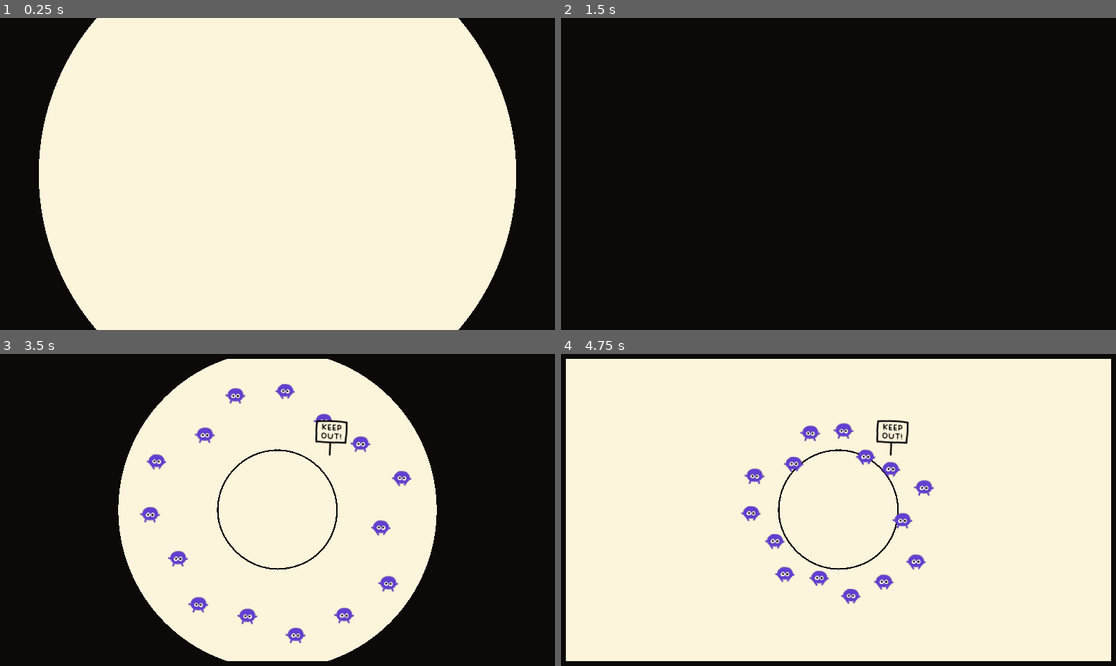
Above: before the commit, frames 1-4 (two rows, left to right).
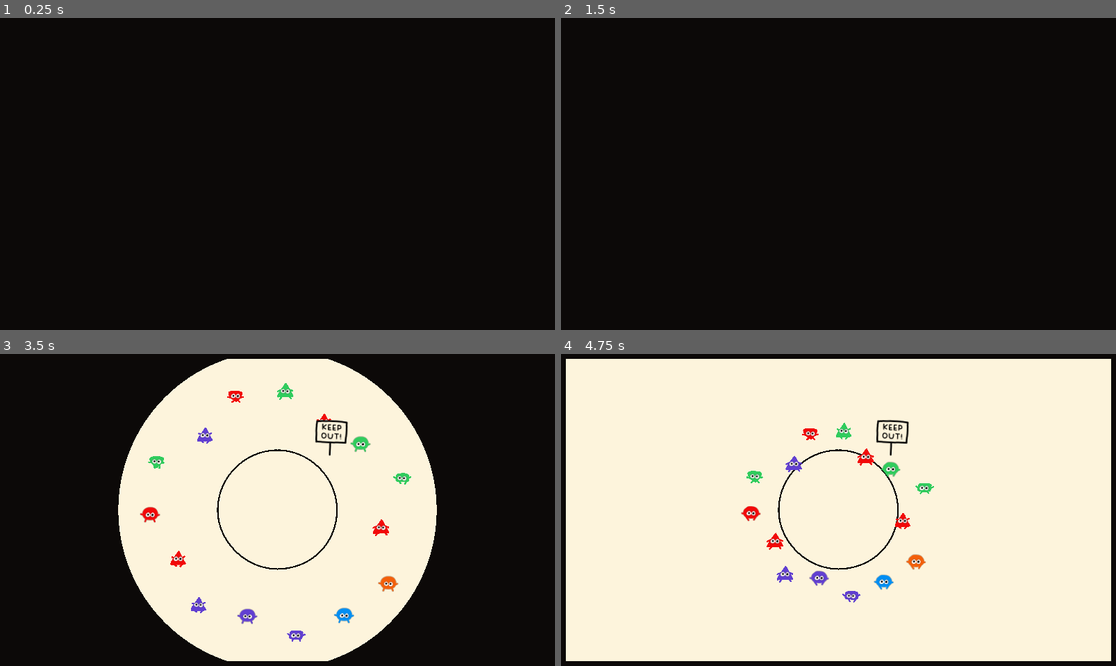
Above: after the commit, the same moments.

Repository: callum-else/goobers-gmtk-2026-07-23
Game: Godot game, scene res://scn/root_3d.tscn
Same seed, same stepped clock (60 frames per second), same inputs: the game is played once before the commit and once after it.
Inputs (mouse positions are in pixels of both pictures, inside the frame that each line leads up to):
- Up to frame 1 (0.25 s): no input
- Up to frame 2 (1.5 s): move the mouse to (960, 158) at 0.52 s; press the mouse at (960, 158) at 0.53 s; tap Enter at 1.25 s; move the mouse to (727, 189) at 1.27 s; release the mouse at (727, 189) at 1.28 s; click (727, 189) at 1.35 s
- Up to frame 3 (3.5 s): tap Space at 2 s; move the mouse to (333, 441) at 2.02 s; press the mouse at (333, 441) at 2.03 s; tap Enter at 2.75 s; move the mouse to (249, 572) at 2.77 s; release the mouse at (249, 572) at 2.78 s; click (249, 572) at 2.85 s
- Up to frame 4 (4.75 s): move the mouse to (1005, 556) at 3.52 s; press the mouse at (1005, 556) at 3.53 s; move the mouse to (672, 463) at 4.27 s; release the mouse at (672, 463) at 4.28 s; click (672, 463) at 4.35 s

The runs differ from the first frame. In frame 1, 79% of the frame differs, in the area x 7-93%, y 0-100%; in frame 2, nothing differs; in frame 3, 1.3%; in frame 4, 1.4%.

Commit message:
(feat) goob colors and bodies

Diff:
--- a/pres/circle_goob/circle_goob_frames.tres
+++ /dev/null
@@ -1,44 +0,0 @@
-[gd_resource type="SpriteFrames" format=3 uid="uid://bd1dyf4dmpcpm"]
-
-[ext_resource type="Texture2D" uid="uid://dadt7c8vldj1v" path="res://pres/circle_goob/tex/circle_goob_idle_1.png" id="1_jqaes"]
-[ext_resource type="Texture2D" uid="uid://blbc6jpsjbvio" path="res://pres/circle_goob/tex/circle_goob_idle_2.png" id="2_sh545"]
-[ext_resource type="Texture2D" uid="uid://k2wohewysout" path="res://pres/circle_goob/tex/circle_goob_panic_1.png" id="3_p4i3t"]
-[ext_resource type="Texture2D" uid="uid://jpu2tskvh0v" path="res://pres/circle_goob/tex/circle_goob_run_1.png" id="3_yqooi"]
-[ext_resource type="Texture2D" uid="uid://d0ru6g07mtob4" path="res://pres/circle_goob/tex/circle_goob_panic_2.png" id="4_c57ba"]
-[ext_resource type="Texture2D" uid="uid://cni1otxbr0w65" path="res://pres/circle_goob/tex/circle_goob_run_2.png" id="4_m5rvs"]
-
-[resource]
-animations = [{
-"frames": [{
-"duration": 1.0,
-"texture": ExtResource("1_jqaes")
-}, {
-"duration": 1.0,
-"texture": ExtResource("2_sh545")
-}],
-"loop": true,
-"name": &"idle",
-"speed": 2.0
-}, {
-"frames": [{
-"duration": 1.0,
-"texture": ExtResource("3_p4i3t")
-}, {
-"duration": 1.0,
-"texture": ExtResource("4_c57ba")
-}],
-"loop": true,
-"name": &"panic",
-"speed": 3.0
-}, {
-"frames": [{
-"duration": 1.0,
-"texture": ExtResource("3_yqooi")
-}, {
-"duration": 1.0,
-"texture": ExtResource("4_m5rvs")
-}],
-"loop": true,
-"name": &"run",
-"speed": 2.5
-}]
--- /dev/null
+++ b/pres/goobs/circle_goob/circle_goob_frames.tres
@@ -0,0 +1,44 @@
+[gd_resource type="SpriteFrames" format=3 uid="uid://bd1dyf4dmpcpm"]
+
+[ext_resource type="Texture2D" uid="uid://dadt7c8vldj1v" path="res://pres/goobs/circle_goob/tex/circle_goob_idle_1.png" id="1_jqaes"]
+[ext_resource type="Texture2D" uid="uid://blbc6jpsjbvio" path="res://pres/goobs/circle_goob/tex/circle_goob_idle_2.png" id="2_sh545"]
+[ext_resource type="Texture2D" uid="uid://k2wohewysout" path="res://pres/goobs/circle_goob/tex/circle_goob_panic_1.png" id="3_p4i3t"]
+[ext_resource type="Texture2D" uid="uid://jpu2tskvh0v" path="res://pres/goobs/circle_goob/tex/circle_goob_run_1.png" id="3_yqooi"]
+[ext_resource type="Texture2D" uid="uid://d0ru6g07mtob4" path="res://pres/goobs/circle_goob/tex/circle_goob_panic_2.png" id="4_c57ba"]
+[ext_resource type="Texture2D" uid="uid://cni1otxbr0w65" path="res://pres/goobs/circle_goob/tex/circle_goob_run_2.png" id="4_m5rvs"]
+
+[resource]
+animations = [{
+"frames": [{
+"duration": 1.0,
+"texture": ExtResource("1_jqaes")
+}, {
+"duration": 1.0,
+"texture": ExtResource("2_sh545")
+}],
+"loop": true,
+"name": &"idle",
+"speed": 2.0
+}, {
+"frames": [{
+"duration": 1.0,
+"texture": ExtResource("3_p4i3t")
+}, {
+"duration": 1.0,
+"texture": ExtResource("4_c57ba")
+}],
+"loop": true,
+"name": &"panic",
+"speed": 3.0
+}, {
+"frames": [{
+"duration": 1.0,
+"texture": ExtResource("3_yqooi")
+}, {
+"duration": 1.0,
+"texture": ExtResource("4_m5rvs")
+}],
+"loop": true,
+"name": &"run",
+"speed": 2.5
+}]
--- /dev/null
+++ b/pres/goobs/diamond_goob/diamond_goob_frames.tres
@@ -0,0 +1,44 @@
+[gd_resource type="SpriteFrames" format=3 uid="uid://0ylwrs53jq0q"]
+
+[ext_resource type="Texture2D" uid="uid://b0t6vyigiunko" path="res://pres/goobs/diamond_goob/tex/diamond_goob_idle_1.png" id="1_id4sr"]
+[ext_resource type="Texture2D" uid="uid://geau6g02bwh2" path="res://pres/goobs/diamond_goob/tex/diamond_goob_idle_2.png" id="2_fwyal"]
+[ext_resource type="Texture2D" uid="uid://1ao3ohirjhay" path="res://pres/goobs/diamond_goob/tex/diamond_goob_panic_1.png" id="3_myc75"]
+[ext_resource type="Texture2D" uid="uid://nb0l2gnyux7e" path="res://pres/goobs/diamond_goob/tex/diamond_goob_panic_2.png" id="4_4a7jp"]
+[ext_resource type="Texture2D" uid="uid://dx4pk4c336jbd" path="res://pres/goobs/diamond_goob/tex/diamond_goob_run_1.png" id="5_lgao0"]
+[ext_resource type="Texture2D" uid="uid://dvvpcnuvjnmt5" path="res://pres/goobs/diamond_goob/tex/diamond_goob_run_2.png" id="6_d77ol"]
+
+[resource]
+animations = [{
+"frames": [{
+"duration": 1.0,
+"texture": ExtResource("1_id4sr")
+}, {
+"duration": 1.0,
+"texture": ExtResource("2_fwyal")
+}],
+"loop": true,
+"name": &"idle",
+"speed": 2.0
+}, {
+"frames": [{
+"duration": 1.0,
+"texture": ExtResource("3_myc75")
+}, {
+"duration": 1.0,
+"texture": ExtResource("4_4a7jp")
+}],
+"loop": true,
+"name": &"panic",
+"speed": 3.0
+}, {
+"frames": [{
+"duration": 1.0,
+"texture": ExtResource("5_lgao0")
+}, {
+"duration": 1.0,
+"texture": ExtResource("6_d77ol")
+}],
+"loop": true,
+"name": &"run",
+"speed": 2.5
+}]
--- /dev/null
+++ b/pres/goobs/square_goob/square_goob_frames.tres
@@ -0,0 +1,44 @@
+[gd_resource type="SpriteFrames" format=3 uid="uid://np0dusl64kjh"]
+
+[ext_resource type="Texture2D" uid="uid://c85e7jh2ttyn0" path="res://pres/goobs/square_goob/tex/square_goob_idle_1.png" id="1_jsag3"]
+[ext_resource type="Texture2D" uid="uid://bw2yhs2j48pir" path="res://pres/goobs/square_goob/tex/square_goob_idle_2.png" id="2_77ok1"]
+[ext_resource type="Texture2D" uid="uid://dwyhm4kx1x8hm" path="res://pres/goobs/square_goob/tex/square_goob_panic_1.png" id="3_yluu1"]
+[ext_resource type="Texture2D" uid="uid://dauyynoqg3ftu" path="res://pres/goobs/square_goob/tex/square_goob_panic_2.png" id="4_j4378"]
+[ext_resource type="Texture2D" uid="uid://bdjcxxs45j4le" path="res://pres/goobs/square_goob/tex/square_goob_run_1.png" id="5_j2i67"]
+[ext_resource type="Texture2D" uid="uid://b7csforgn4ixd" path="res://pres/goobs/square_goob/tex/square_goob_run_2.png" id="6_t73bm"]
+
+[resource]
+animations = [{
+"frames": [{
+"duration": 1.0,
+"texture": ExtResource("1_jsag3")
+}, {
+"duration": 1.0,
+"texture": ExtResource("2_77ok1")
+}],
+"loop": true,
+"name": &"idle",
+"speed": 2.0
+}, {
+"frames": [{
+"duration": 1.0,
+"texture": ExtResource("3_yluu1")
+}, {
+"duration": 1.0,
+"texture": ExtResource("4_j4378")
+}],
+"loop": true,
+"name": &"panic",
+"speed": 3.0
+}, {
+"frames": [{
+"duration": 1.0,
+"texture": ExtResource("5_j2i67")
+}, {
+"duration": 1.0,
+"texture": ExtResource("6_t73bm")
+}],
+"loop": true,
+"name": &"run",
+"speed": 2.5
+}]
--- /dev/null
+++ b/pres/goobs/triangle_goob/triangle_goob_frames.tres
@@ -0,0 +1,44 @@
+[gd_resource type="SpriteFrames" format=3 uid="uid://bpxyfgitqoa4s"]
+
+[ext_resource type="Texture2D" uid="uid://cnfcxgtpj26gi" path="res://pres/goobs/triangle_goob/tex/triangle_goob_idle_1.png" id="1_tk7p2"]
+[ext_resource type="Texture2D" uid="uid://4cenmek8mdq8" path="res://pres/goobs/triangle_goob/tex/triangle_goob_idle_2.png" id="2_4gb17"]
+[ext_resource type="Texture2D" uid="uid://du4w5mctaqucm" path="res://pres/goobs/triangle_goob/tex/triangle_goob_panic_1.png" id="3_0lawb"]
+[ext_resource type="Texture2D" uid="uid://bvhklodgaksuy" path="res://pres/goobs/triangle_goob/tex/triangle_goob_panic_2.png" id="4_k56op"]
+[ext_resource type="Texture2D" uid="uid://d23irrsnibd28" path="res://pres/goobs/triangle_goob/tex/triangle_goob_run_1.png" id="5_copg0"]
+[ext_resource type="Texture2D" uid="uid://bli7jpao7cdrp" path="res://pres/goobs/triangle_goob/tex/triangle_goob_run_2.png" id="6_ti0jn"]
+
+[resource]
+animations = [{
+"frames": [{
+"duration": 1.0,
+"texture": ExtResource("1_tk7p2")
+}, {
+"duration": 1.0,
+"texture": ExtResource("2_4gb17")
+}],
+"loop": true,
+"name": &"idle",
+"speed": 2.0
+}, {
+"frames": [{
+"duration": 1.0,
+"texture": ExtResource("3_0lawb")
+}, {
+"duration": 1.0,
+"texture": ExtResource("4_k56op")
+}],
+"loop": true,
+"name": &"panic",
+"speed": 3.0
+}, {
+"frames": [{
+"duration": 1.0,
+"texture": ExtResource("5_copg0")
+}, {
+"duration": 1.0,
+"texture": ExtResource("6_ti0jn")
+}],
+"loop": true,
+"name": &"run",
+"speed": 2.5
+}]
--- a/project.godot
+++ b/project.godot
@@ -20,6 +20,7 @@
 Events="*uid://c73cijkxcf876"
 InputState="*uid://b8toyl47acflb"
 LevelState="*uid://csqluvyxv25tq"
+GoobState="*uid://b8vmhj0pl2rxe"
 
 [input]
 
--- a/scn/control_renderer_ui.tscn
+++ b/scn/control_renderer_ui.tscn
@@ -1,13 +1,13 @@
 [gd_scene format=3 uid="uid://bnrqando14v58"]
 
-[ext_resource type="Script" uid="uid://bspsumblj2ehb" path="res://src/control_renderer/control_renderer_ui.gd" id="1_cwmvi"]
-[ext_resource type="Script" uid="uid://dfettodfjkr4v" path="res://src/control_renderer/level_duration_countdown_control.gd" id="1_qfmsa"]
+[ext_resource type="Script" uid="uid://bspsumblj2ehb" path="res://src/ui_control/control_renderer_ui.gd" id="1_cwmvi"]
+[ext_resource type="Script" uid="uid://dfettodfjkr4v" path="res://src/ui_control/level_duration_countdown_control.gd" id="1_qfmsa"]
 [ext_resource type="Shader" uid="uid://bchnqlvqfp745" path="res://pres/gameplay/border_wipe.gdshader" id="2_cwmvi"]
 [ext_resource type="LabelSettings" uid="uid://bjh0l60yvu740" path="res://pres/fonts/font_labels.tres" id="3_eny0t"]
-[ext_resource type="Script" uid="uid://wc7atdi6v4uw" path="res://src/control_renderer/level_start_countdown_control.gd" id="4_jiof0"]
+[ext_resource type="Script" uid="uid://wc7atdi6v4uw" path="res://src/ui_control/level_start_countdown_control.gd" id="4_jiof0"]
 [ext_resource type="FontFile" uid="uid://dw1sg45jbh65u" path="res://pres/fonts/Vividly-Regular.ttf" id="5_ixtql"]
 [ext_resource type="Shader" uid="uid://cgyghovbexoep" path="res://pres/gameplay/circle_wipe.gdshader" id="6_t4xsq"]
-[ext_resource type="Script" uid="uid://c6bv0rclp2vsu" path="res://src/control_renderer/level_transition_wipe_control.gd" id="7_eny0t"]
+[ext_resource type="Script" uid="uid://c6bv0rclp2vsu" path="res://src/ui_control/level_transition_wipe_control.gd" id="7_eny0t"]
 
 [sub_resource type="ShaderMaterial" id="ShaderMaterial_65i0v"]
 shader = ExtResource("2_cwmvi")
--- a/scn/levels/keep_out_circle/koc_goob.tscn
+++ b/scn/levels/keep_out_circle/koc_goob.tscn
@@ -3,7 +3,7 @@
 [ext_resource type="Script" uid="uid://cnckw3uqi3ivq" path="res://src/goob/goob_body_3d.gd" id="1_4hjme"]
 [ext_resource type="Script" uid="uid://hq3cj87obmb7" path="res://src/goob/goob_avoidance_3d.gd" id="2_8y71m"]
 [ext_resource type="Script" uid="uid://cbgv2ypudob0d" path="res://src/goob/goob_renderer_3d.gd" id="3_7k5rk"]
-[ext_resource type="SpriteFrames" uid="uid://bd1dyf4dmpcpm" path="res://pres/circle_goob/circle_goob_frames.tres" id="4_lh8bf"]
+[ext_resource type="SpriteFrames" uid="uid://bd1dyf4dmpcpm" path="res://pres/goobs/circle_goob/circle_goob_frames.tres" id="4_lh8bf"]
 [ext_resource type="SpriteFrames" uid="uid://bpa1p2r7flmwq" path="res://pres/eyes/eyes_frames.tres" id="5_fwt11"]
 [ext_resource type="Script" uid="uid://65y61rxo7dat" path="res://src/goob/state/goob_state_machine_3d.gd" id="6_ja6xd"]
 [ext_resource type="Script" uid="uid://d3vv7dlytmqyk" path="res://src/goob/state/goob_grabbed_state_3d.gd" id="7_yrx76"]
@@ -21,11 +21,11 @@
 height = 1.0
 radius = 1.5
 
+[sub_resource type="SphereShape3D" id="SphereShape3D_d30nk"]
+radius = 2.5
+
 [sub_resource type="SphereShape3D" id="SphereShape3D_xjdva"]
 radius = 6.0
-
-[sub_resource type="SphereShape3D" id="SphereShape3D_d30nk"]
-radius = 2.5
 
 [node name="GoobBody3D" type="RigidBody3D" unique_id=160475722]
 collision_mask = 2
@@ -44,21 +44,12 @@
 transform = Transform3D(1, 0, 0, 0, 1, 0, 0, 0, 1, 0, 0.5, 0)
 shape = SubResource("CylinderShape3D_qqtlv")
 
-[node name="GoobAvoidance3D" type="Area3D" parent="." unique_id=359930190]
-collision_layer = 0
-monitorable = false
-script = ExtResource("2_8y71m")
-metadata/_custom_type_script = "uid://hq3cj87obmb7"
-
-[node name="CollisionShape3D" type="CollisionShape3D" parent="GoobAvoidance3D" unique_id=1590653147]
-shape = SubResource("SphereShape3D_xjdva")
-
 [node name="GoobRenderer3D" type="Node3D" parent="." unique_id=452766076]
-transform = Transform3D(1, 0, 0, 0, 0.9986295, -0.05233596, 0, 0.05233596, 0.9986295, 0, 0, 0)
+transform = Transform3D(1, 0, 0, 0, 0.9961947, -0.08715574, 0, 0.08715574, 0.9961947, 0, 0, 0)
 script = ExtResource("3_7k5rk")
 
 [node name="BodySprite3D" type="AnimatedSprite3D" parent="GoobRenderer3D" unique_id=2109602750]
-modulate = Color(0.38039216, 0.24705882, 0.81960785, 1)
+modulate = Color(0.047058824, 0.03529412, 0.03137255, 1)
 axis = 1
 sprite_frames = ExtResource("4_lh8bf")
 animation = &"panic"
@@ -72,10 +63,8 @@
 animation = &"open"
 autoplay = "open"
 
-[node name="GoobStateMachine3D" type="Node3D" parent="." unique_id=1896786131 node_paths=PackedStringArray("body_3d", "renderer_3d")]
+[node name="GoobStateMachine3D" type="Node3D" parent="." unique_id=1896786131]
 script = ExtResource("6_ja6xd")
-body_3d = NodePath("..")
-renderer_3d = NodePath("../GoobRenderer3D")
 starting_state = 3
 
 [node name="GoobGrabbedState3D" type="Node3D" parent="GoobStateMachine3D" unique_id=1203789310]
@@ -112,6 +101,16 @@
 randomize_target_pos = true
 metadata/_custom_type_script = "uid://bt3etm0y2rjuk"
 
+[node name="GoobAvoidance3D" type="Area3D" parent="GoobStateMachine3D/GoobRunToPointState3D" unique_id=359930190]
+transform = Transform3D(1, 0, 0, 0, 1, 0, 0, 0, 1, 0, 1, 0)
+collision_layer = 0
+monitorable = false
+script = ExtResource("2_8y71m")
+metadata/_custom_type_script = "uid://hq3cj87obmb7"
+
+[node name="CollisionShape3D" type="CollisionShape3D" parent="GoobStateMachine3D/GoobRunToPointState3D/GoobAvoidance3D" unique_id=1590653147]
+shape = SubResource("SphereShape3D_xjdva")
+
 [node name="GoobFreezeState3D" type="Node3D" parent="GoobStateMachine3D" unique_id=1954647455]
 script = ExtResource("12_gwf8l")
 freeze_ridigbody = true
--- a/scn/root_3d.tscn
+++ b/scn/root_3d.tscn
@@ -1,6 +1,6 @@
 [gd_scene format=3 uid="uid://ccba457kctdg2"]
 
-[ext_resource type="Script" uid="uid://conqpw4ap3yl0" path="res://src/input_receiver.gd" id="1_0lpx0"]
+[ext_resource type="Script" uid="uid://conqpw4ap3yl0" path="res://src/input_receiver_node.gd" id="1_0lpx0"]
 [ext_resource type="PackedScene" uid="uid://bnrqando14v58" path="res://scn/control_renderer_ui.tscn" id="1_cn0cm"]
 [ext_resource type="Script" uid="uid://bff0x7pkkr3mb" path="res://src/gameplay/state/gameplay_transition_state_3d.gd" id="2_2mga5"]
 [ext_resource type="Script" uid="uid://dmq3ndihvebf7" path="res://src/gameplay/state/gameplay_state_machine_3d.gd" id="2_7tb7r"]
@@ -9,11 +9,20 @@
 [ext_resource type="PackedScene" uid="uid://dqoweb3r83ruw" path="res://scn/levels/win/win_level.tscn" id="5_c1aws"]
 [ext_resource type="PackedScene" uid="uid://dp26no3i2xcus" path="res://scn/levels/keep_out_circle/koc_level.tscn" id="5_pwrtq"]
 [ext_resource type="Script" uid="uid://cvbgeq2xi2blk" path="res://src/gameplay/state/gameplay_level_state_3d.gd" id="7_u5bw3"]
+[ext_resource type="Script" uid="uid://dihj2carme58n" path="res://src/gameplay/state/gameplay_configuration_state_3d.gd" id="8_cxubq"]
+[ext_resource type="SpriteFrames" uid="uid://bd1dyf4dmpcpm" path="res://pres/goobs/circle_goob/circle_goob_frames.tres" id="9_mwnnt"]
+[ext_resource type="SpriteFrames" uid="uid://np0dusl64kjh" path="res://pres/goobs/square_goob/square_goob_frames.tres" id="10_b3ktp"]
 [ext_resource type="Script" uid="uid://u0y117y300g5" path="res://src/gameplay/state/gameplay_gameover_state_3d.gd" id="10_urmxu"]
+[ext_resource type="SpriteFrames" uid="uid://0ylwrs53jq0q" path="res://pres/goobs/diamond_goob/diamond_goob_frames.tres" id="11_p8e5l"]
+[ext_resource type="SpriteFrames" uid="uid://bpxyfgitqoa4s" path="res://pres/goobs/triangle_goob/triangle_goob_frames.tres" id="12_qr3ev"]
 
 [sub_resource type="Environment" id="Environment_2i45h"]
 
 [node name="Root3D" type="Node3D" unique_id=293381945]
+
+[node name="InputReceiverNode" type="Node" parent="." unique_id=1287798128 node_paths=PackedStringArray("camera")]
+script = ExtResource("1_0lpx0")
+camera = NodePath("../Camera3D")
 
 [node name="ControlRendererUI" parent="." unique_id=1067794293 instance=ExtResource("1_cn0cm")]
 
@@ -22,10 +31,6 @@
 environment = SubResource("Environment_2i45h")
 projection = 1
 size = 75.0
-
-[node name="InputReceiver" type="Node" parent="." unique_id=1287798128 node_paths=PackedStringArray("camera")]
-script = ExtResource("1_0lpx0")
-camera = NodePath("../Camera3D")
 
 [node name="CameraToWorldRaycast3D" type="Node3D" parent="." unique_id=1556988710 node_paths=PackedStringArray("camera")]
 transform = Transform3D(1, 0, 0, 0, -4.371139e-08, 1, 0, -1, -4.371139e-08, 0, 50, 0)
@@ -45,7 +50,17 @@
 script = ExtResource("2_7tb7r")
 control_renderer = NodePath("../ControlRendererUI")
 level_manager = NodePath("../LevelManager3D")
-starting_state = 1
+
+[node name="GameplayConfigurationState3D" type="Node3D" parent="GameplayStateMachine3D" unique_id=1565891212]
+script = ExtResource("8_cxubq")
+goob_body_frames = Array[SpriteFrames]([ExtResource("9_mwnnt"), ExtResource("10_b3ktp"), ExtResource("11_p8e5l"), ExtResource("12_qr3ev")])
+goob_body_colors = Array[Color]([Color(0.9529412, 0.37254903, 0.05882353, 1), Color(0.19215687, 0.8, 0.3647059, 1), Color(0, 0.5568628, 0.9529412, 1), Color(0.38039216, 0.24705882, 0.81960785, 1), Color(0.95, 0.057, 0.057, 1)])
+metadata/_custom_type_script = "uid://dihj2carme58n"
+
+[node name="GameplayConfigurationState3D" type="Node3D" parent="GameplayStateMachine3D/GameplayConfigurationState3D" unique_id=284947443]
+script = ExtResource("8_cxubq")
+goob_body_frames = Array[SpriteFrames]([ExtResource("9_mwnnt")])
+metadata/_custom_type_script = "uid://dihj2carme58n"
 
 [node name="GameplayTransitionState3D" type="Node3D" parent="GameplayStateMachine3D" unique_id=2043000946]
 script = ExtResource("2_2mga5")
--- /dev/null
+++ b/src/autoload/goob_state.gd
@@ -0,0 +1,22 @@
+extends Node
+
+var _body_frames: Array[SpriteFrames]
+var _body_colors: Array[Color]
+
+func set_body_frames(frames: Array[SpriteFrames]) -> void:
+	_body_frames = frames
+
+func get_body_frames() -> Array[SpriteFrames]:
+	return _body_frames
+
+func get_random_body() -> SpriteFrames:
+	return _body_frames.pick_random()
+
+func set_body_colors(colors: Array[Color]) -> void:
+	_body_colors = colors
+
+func get_body_colors() -> Array[Color]:
+	return _body_colors
+
+func get_random_color() -> Color:
+	return _body_colors.pick_random()
--- a/src/constants.gd
+++ b/src/constants.gd
@@ -11,6 +11,7 @@
 }
 
 enum GameplayState {
+	CONFIGURATION,
 	GAME_START,
 	LEVEL_TRANSITION,
 	LEVEL_START,
--- /dev/null
+++ b/src/gameplay/state/gameplay_configuration_state_3d.gd
@@ -0,0 +1,22 @@
+extends GameplayState3D
+class_name GameplayConfigurationState3D
+
+@export var goob_body_frames: Array[SpriteFrames]
+@export var goob_body_colors: Array[Color]
+
+var _args: GameplayState3D.SetupArgs
+
+func get_id() -> Constants.GameplayState:
+	return Constants.GameplayState.CONFIGURATION
+
+func setup(args: SetupArgs) -> void:
+	_args = args
+
+func enter() -> void:
+	_args.control_renderer.block_view()
+	GoobState.set_body_frames(goob_body_frames)
+	GoobState.set_body_colors(goob_body_colors)
+	request_state.emit(Constants.GameplayState.LEVEL_TRANSITION)
+
+func exit() -> void:
+	pass
--- a/src/goob/goob_body_3d.gd
+++ b/src/goob/goob_body_3d.gd
@@ -1,8 +1,14 @@
 extends RigidBody3D
 class_name GoobBody3D
 
-@onready var _avoidance: GoobAvoidance3D = $GoobAvoidance3D
+@onready var _renderer: GoobRenderer3D = $GoobRenderer3D
+@onready var _state_machine: GoobStateMachine3D = $GoobStateMachine3D
 
-func apply_movement_force(force: Vector3) -> void:
-	var calculated = _avoidance.apply_avoidance(force)
-	apply_central_force(calculated)
+func setup(
+	body_frames: SpriteFrames,
+	body_color: Color
+) -> void:
+	_renderer.set_body_frames(body_frames)
+	_renderer.set_body_color(body_color)
+	var state_args := GoobState3D.SetupArgs.new(self, _renderer)
+	_state_machine.setup(state_args)
--- a/src/goob/goob_renderer_3d.gd
+++ b/src/goob/goob_renderer_3d.gd
@@ -3,9 +3,14 @@
 
 const MIN_SCALE: float = 1
 const MAX_SCALE: float = 1.8
+const MIN_ROT: float = 5.0
+const MAX_ROT: float = 15.0
 
 @onready var _body_spr: AnimatedSprite3D = $BodySprite3D
 @onready var _eyes_spr: AnimatedSprite3D = $EyeSprite3D
+
+func _ready() -> void:
+	global_rotation_degrees.x = randf_range(MIN_ROT, MAX_ROT)
 
 func _physics_process(_delta: float) -> void:
 	var pos_scale: float = clamp(
@@ -16,6 +21,12 @@
 
 func _get_rand_speed_offset() -> float:
 	return randf_range(0.9, 1.1)
+
+func set_body_frames(frames: SpriteFrames) -> void:
+	_body_spr.sprite_frames = frames
+
+func set_body_color(color: Color) -> void:
+	_body_spr.modulate = color
 
 func freeze() -> void:
 	_body_spr.pause()
--- a/src/goob/state/goob_run_to_point_state_3d.gd
+++ b/src/goob/state/goob_run_to_point_state_3d.gd
@@ -8,6 +8,7 @@
 @export var target_radius: float
 @export var randomize_target_pos: bool
 
+var _avoidance: GoobAvoidance3D
 var _args: GoobState3D.SetupArgs
 var _target_dist: float
 var _target_hit: bool = true
@@ -20,6 +21,7 @@
 	return Constants.GoobState.RUN_TO_FIXED_POSITION
 
 func setup(args: GoobState3D.SetupArgs) -> void:
+	_avoidance = $GoobAvoidance3D
 	_args = args
 
 func enter() -> void:
@@ -44,7 +46,8 @@
 	if (diff_len < _target_dist):
 		_target_hit = true
 		return
-	_args.body.apply_movement_force(target_diff.normalized() * MOVE_FORCE)
+	var calculated = _avoidance.apply_avoidance(target_diff.normalized() * MOVE_FORCE)
+	_args.body.apply_central_force(calculated)
 
 func _apply_animation() -> void:
 	var vel = Utilities.flatten_vector(_args.body.linear_velocity).length()
--- a/src/goob/state/goob_state_machine_3d.gd
+++ b/src/goob/state/goob_state_machine_3d.gd
@@ -1,8 +1,5 @@
 extends Node3D
 class_name GoobStateMachine3D
-
-@export var body_3d: GoobBody3D
-@export var renderer_3d: GoobRenderer3D
 
 @export var starting_state: Constants.GoobState
 
@@ -10,11 +7,7 @@
 var _current_state: GoobState3D
 var _can_change_state: bool = true
 
-func _ready() -> void:
-	var args = GoobState3D.SetupArgs.new(
-		body_3d,
-		renderer_3d
-	)
+func setup(args: GoobState3D.SetupArgs) -> void:
 	for child in get_children():
 		if child is GoobState3D:
 			var state := child as GoobState3D
--- a/src/keep_out_circle/koc_goob_spawner_3d.gd
+++ b/src/keep_out_circle/koc_goob_spawner_3d.gd
@@ -10,7 +10,10 @@
 	var positions := _calculate_spawn_positions()
 	for position in positions:
 		var goob = goob_scene.instantiate() as GoobBody3D
+		var body_frames = GoobState.get_random_body()
+		var body_color = GoobState.get_random_color()
 		add_child(goob)
+		goob.setup(body_frames, body_color)
 		goob.global_position = position
 
 func _calculate_spawn_positions() -> Array[Vector3]:
--- a/src/control_renderer/control_renderer_ui.gd
+++ b/src/ui_control/control_renderer_ui.gd
@@ -7,8 +7,13 @@
 
 var _circle_wipe_tween: Tween
 
+func block_view() -> void:
+	if (_circle_wipe_tween):
+		_circle_wipe_tween.kill()
+	_wipe_control.set_progress(1)
+
 func animate_circle_wipe_async(closed: bool, duration: float = 1) -> void:
-	if _circle_wipe_tween:
+	if (_circle_wipe_tween):
 		_circle_wipe_tween.kill()
 	_circle_wipe_tween = create_tween()
 	var current := _wipe_control.get_progress()
Renamed: pres/circle_goob/tex/circle_goob_idle_1.png -> pres/goobs/circle_goob/tex/circle_goob_idle_1.png
Not shown, changed: pres/goobs/circle_goob/tex/circle_goob_idle_1.png.import
Renamed: pres/circle_goob/tex/circle_goob_idle_2.png -> pres/goobs/circle_goob/tex/circle_goob_idle_2.png
Not shown, added: pres/goobs/circle_goob/tex/circle_goob_idle_2.png.import
Renamed: pres/circle_goob/tex/circle_goob_panic_1.png -> pres/goobs/circle_goob/tex/circle_goob_panic_1.png
Not shown, added: pres/goobs/circle_goob/tex/circle_goob_panic_1.png.import
Renamed: pres/circle_goob/tex/circle_goob_panic_2.png -> pres/goobs/circle_goob/tex/circle_goob_panic_2.png
Not shown, added: pres/goobs/circle_goob/tex/circle_goob_panic_2.png.import
Renamed: pres/circle_goob/tex/circle_goob_run_1.png -> pres/goobs/circle_goob/tex/circle_goob_run_1.png
Not shown, changed: pres/goobs/circle_goob/tex/circle_goob_run_1.png.import
Renamed: pres/circle_goob/tex/circle_goob_run_2.png -> pres/goobs/circle_goob/tex/circle_goob_run_2.png
Not shown, added: pres/goobs/circle_goob/tex/circle_goob_run_2.png.import
(and 48 more such lines)
